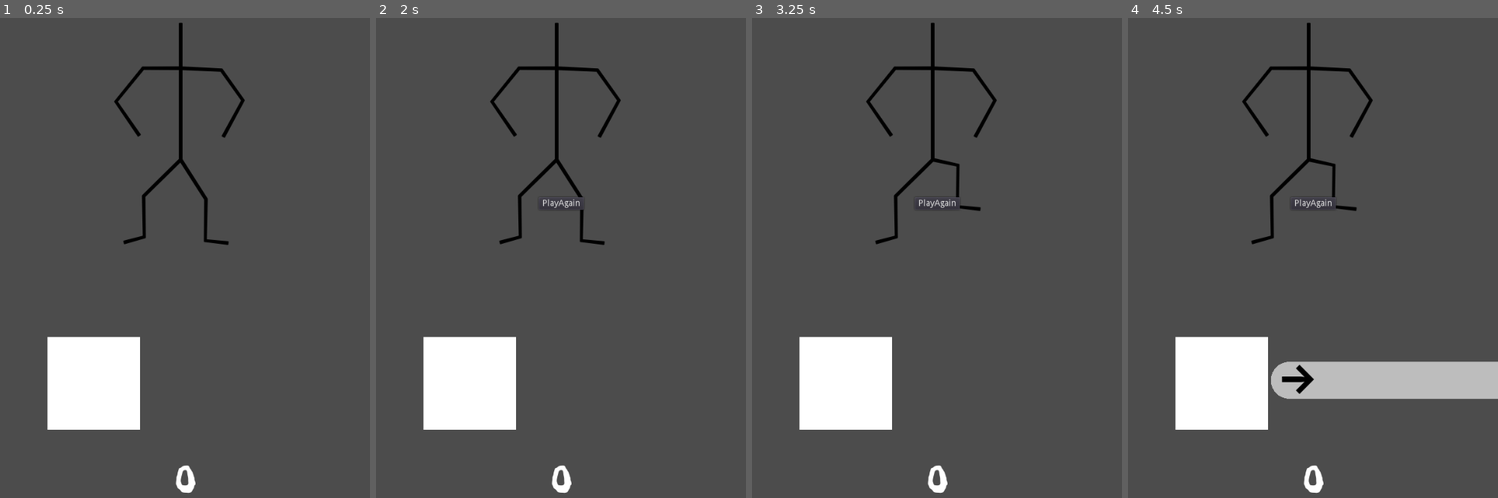
Above: before the commit, frames 1-4 (left to right).
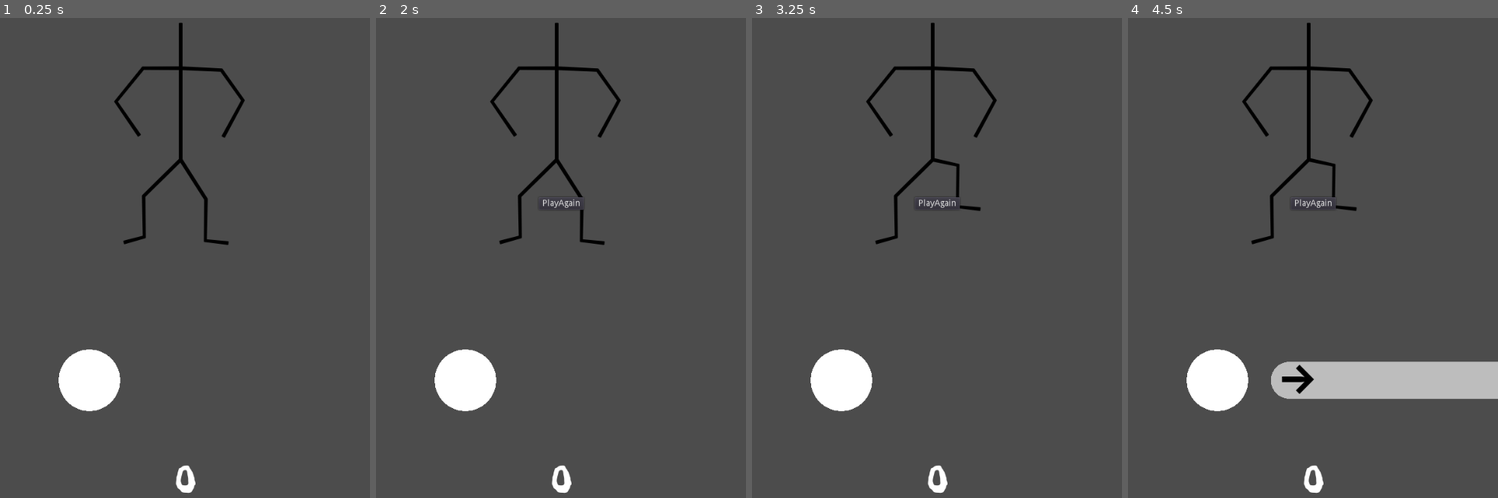
Above: after the commit, the same moments.

Repository: doctor-g/LD52
Game: Godot game, scene res://Game/Game.tscn
The game is run twice, just before and just after one commit, with the same random seed, the same clock (stepped at 60 frames per second) and the same inputs. Sound files missing from this copy of the repository are replaced by a short silence.
Inputs:
- Up to frame 1 (0.25 s): no input
- Up to frame 2 (2 s): click "PlayAgain" at 0.5 s; click "PlayAgain" at 1.25 s
- Up to frame 3 (3.25 s): click "PlayAgain" at 2 s; hold Right (ui_right) from 2.78 s (still down)
- Up to frame 4 (4.5 s): tap Enter at 3.5 s; release Right (ui_right) at 3.53 s; hold Down (ui_down) 3.53-4.28 s; hold Right (ui_right) from 4.28 s (still down)

The runs differ from the first frame. In frame 1, 3.2% of the frame differs, in the area x 12-38%, y 66-86%; in frame 2, 3.2%; in frame 3, 3.2%; in frame 4, 3.2%.

Commit message:
Draw highlight area bounded by tolerance

Diff:
--- a/project/Game/Game.gd
+++ b/project/Game/Game.gd
@@ -46,17 +46,17 @@
 		target.start_time = start_time
 		target.end_time = end_time
 
-		$TargetArea.add_child(target)
+		$"%TargetArea".add_child(target)
 		target.position = Vector2(start_time*Globals.pixels_per_second, 0)
 
 	# Set the next target to the first one
-	_next_target = $TargetArea.get_child(0)
+	_next_target = $"%TargetArea".get_child(0)
 
 	$AudioStreamPlayer.play()
 
 
 func _process(delta):
-	$TargetArea.position.x -= delta * Globals.pixels_per_second
+	$"%TargetArea".position.x -= delta * Globals.pixels_per_second
 	Globals.elapsed_audio = $AudioStreamPlayer.get_playback_position()
 
 
--- a/project/Game/Game.tscn
+++ b/project/Game/Game.tscn
@@ -1,9 +1,10 @@
-[gd_scene load_steps=5 format=2]
+[gd_scene load_steps=6 format=2]
 
 [ext_resource path="res://Game/Game.gd" type="Script" id=1]
 [ext_resource path="res://Game/easy.ogg" type="AudioStream" id=2]
 [ext_resource path="res://Dancer/Dancer.tscn" type="PackedScene" id=3]
 [ext_resource path="res://UI/HUD.tscn" type="PackedScene" id=4]
+[ext_resource path="res://Game/HighlightArea.gd" type="Script" id=5]
 
 [node name="Game" type="Control"]
 anchor_right = 1.0
@@ -14,15 +15,6 @@
 
 [node name="AudioStreamPlayer" type="AudioStreamPlayer" parent="."]
 stream = ExtResource( 2 )
-
-[node name="HighlightedZone" type="ColorRect" parent="."]
-margin_left = 77.0
-margin_top = 702.0
-margin_right = 227.0
-margin_bottom = 852.0
-
-[node name="TargetArea" type="Node2D" parent="."]
-position = Vector2( 145, 772 )
 
 [node name="Dancer" parent="." instance=ExtResource( 3 )]
 position = Vector2( 291, 414 )
@@ -40,5 +32,14 @@
 margin_bottom = 10.0
 text = "PlayAgain"
 
+[node name="TargetGroup" type="Node2D" parent="."]
+position = Vector2( 145, 772 )
+
+[node name="HighlightArea" type="Node2D" parent="TargetGroup"]
+script = ExtResource( 5 )
+
+[node name="TargetArea" type="Node2D" parent="TargetGroup"]
+unique_name_in_owner = true
+
 [connection signal="finished" from="AudioStreamPlayer" to="." method="_on_AudioStreamPlayer_finished"]
 [connection signal="pressed" from="PlayAgainButton" to="." method="_on_PlayAgainButton_pressed"]
--- /dev/null
+++ b/project/Game/HighlightArea.gd
@@ -0,0 +1,22 @@
+extends Node2D
+tool
+
+
+func _draw():
+	var tolerance : float
+	var pixels_per_second : float
+
+	# This is a tool so it can draw itself, but we cannot be sure
+	# that Globals is initialized before draw is called. Hence,
+	# if running in the editor, we'll just grab the globals default
+	# values manually here.
+	if Engine.editor_hint:
+		var globals = load("res://Common/Globals.gd").new()
+		tolerance = globals.tolerance
+		pixels_per_second = globals.pixels_per_second
+	else:
+		tolerance = Globals.tolerance
+		pixels_per_second = Globals.pixels_per_second
+
+	var radius := tolerance * pixels_per_second
+	draw_circle(Vector2.ZERO, radius, Color.white)
